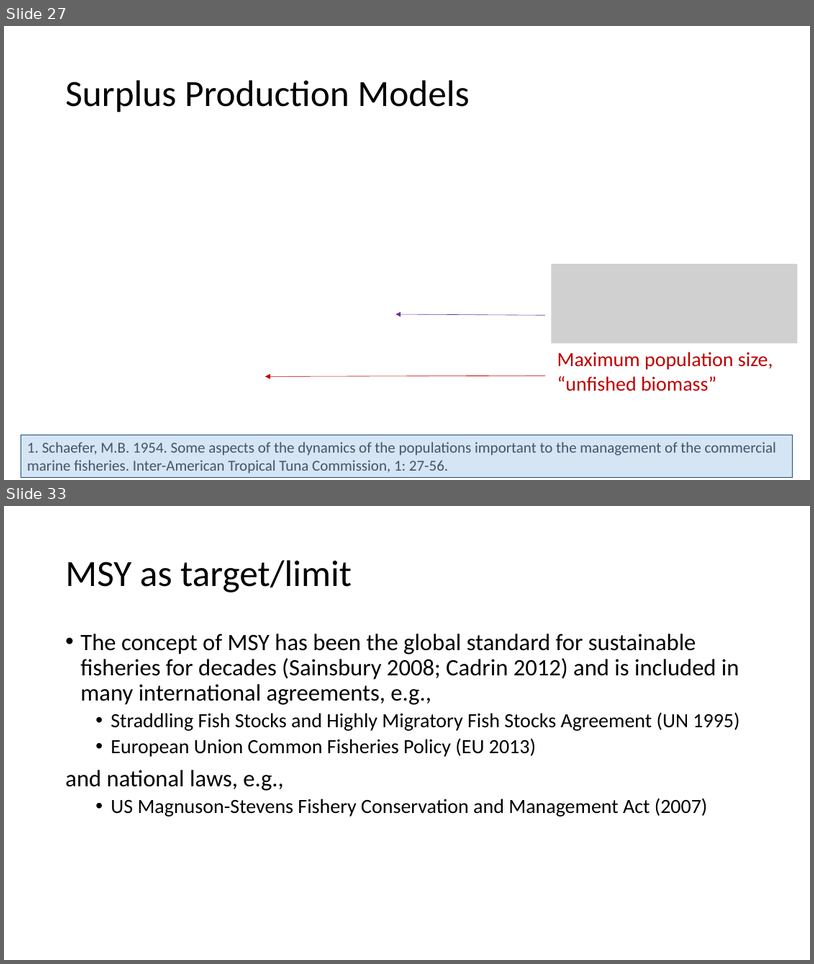
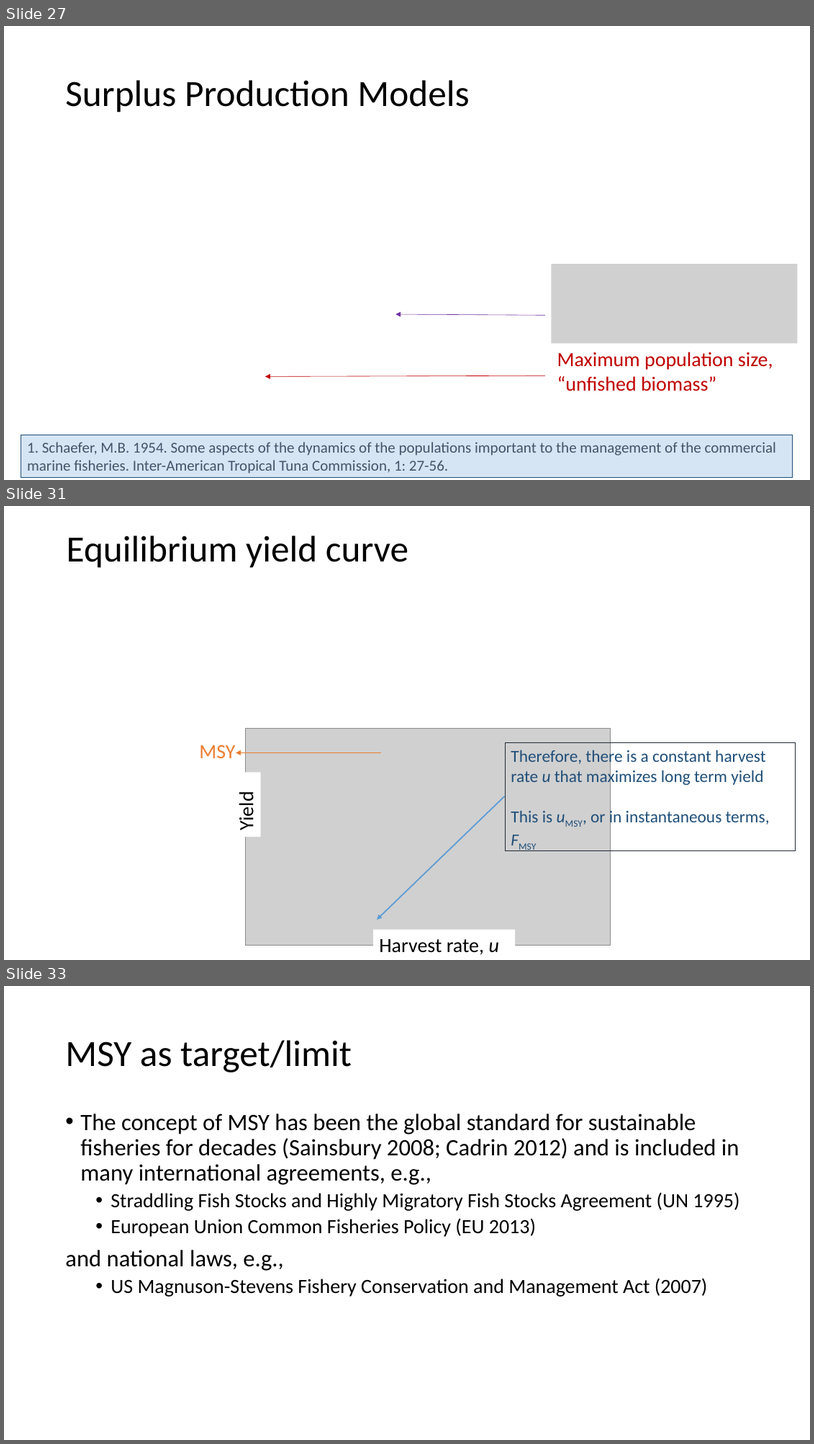
Before and after one commit to TESA-workshops/Ref-Pt-101, a slide deck: RefPt101_221110tb.pptx. Shown one above the other, each under a label of ours: slides 27 and 33 before the commit, slides 27, 31 and 33 after it; the slides between them are not shown. The pictures are 814x964 and 814x1444 pixels, drawn with LibreOffice and Linux fonts; fonts in the diff are those of the drawing; grey boxes stand for pictures. Boxes give left, top, right and bottom in pixels: in the first picture for what was removed or moved away, otherwise in the second. Text is boxed around its words. In the diff, an @@ line names an element or a change of style, - is before the commit and + after.

```diff
--- a/RefPt101_221110tb.pptx
+++ b/RefPt101_221110tb.pptx
@@ slide 31 added at [4,506,810,960], background #FFFFFF @@
@@ title added at [67,536,409,568], 44 pt, text #000000 @@
+Equilibrium yield curve
@@ picture added at [245,728,611,944] @@
@@ rectangle added at [506,743,796,850], outline #222A35 0.75 pt, 20 pt, text #1F4E79 @@
+Therefore, there is a constant harvest rate u that maximizes long term yield
+This is uMSY, or in instantaneous terms, FMSY
@@ text added at [199,745,235,758], 24 pt, text #ED7D31 @@
+MSY
@@ arrow added from (381, 753) to (236, 753), #ED7D31 1.5 pt @@
@@ rectangle added at [231,772,261,836], fill #FFFFFF, 24 pt, text #000000 @@
+Yield
@@ arrow added from (505, 796) to (377, 919), #5B9BD5 1.5 pt @@
@@ rectangle added at [373,929,516,960], fill #FFFFFF, 24 pt, text #000000 @@
+Harvest rate, u
```
Also in this commit, not shown: 8 slides changed, 1 slide removed, 1 other file.
